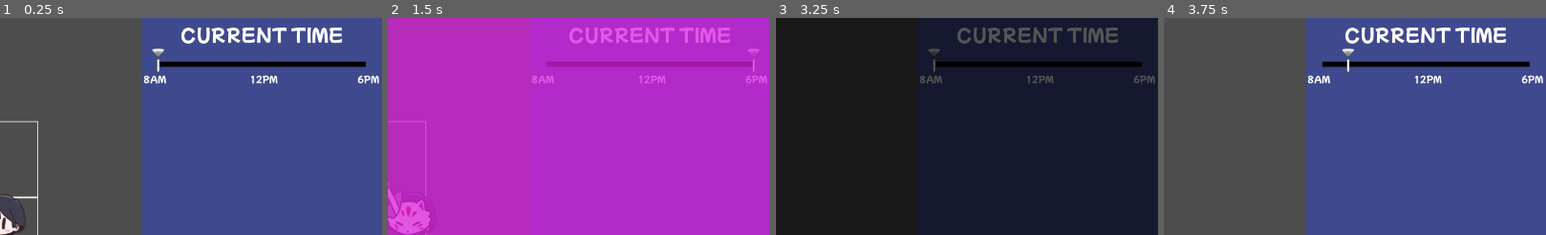
Above: before the commit, frames 1-4 (left to right).
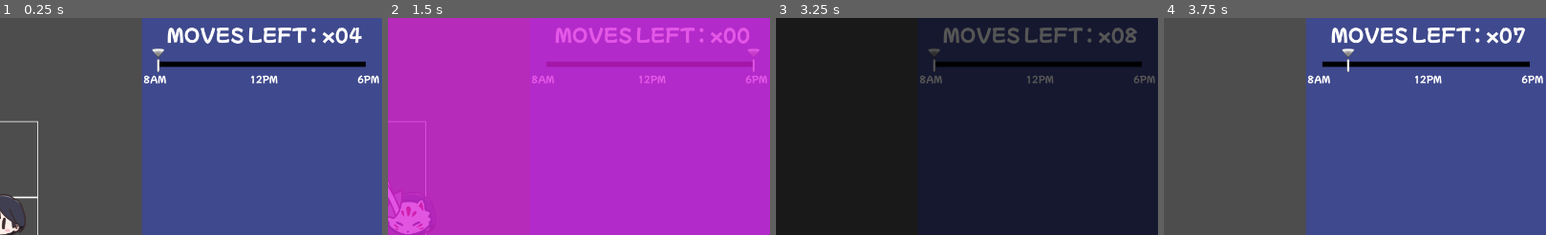
Above: after the commit, the same moments.

Repository: Kuma-Boo/melon-jam-2025
Game: Godot game, scene res://scene/levels/level1.tscn
Two runs of this game, one before a commit and one after it. Both use one fixed random seed, a clock stepped at 60 frames per second and the inputs below. The engine's default icon, where the game draws it, is replaced by a stand-in: a white triangle on a blue panel in a dark square.
Inputs:
- Up to frame 1 (0.25 s): no input
- Up to frame 2 (1.5 s): hold D (move_right) 0.53-1.28 s; hold S (move_down) from 1.28 s (still down)
- Up to frame 3 (3.25 s): release S (move_down) at 2.03 s; hold D (move_right) 2.03-2.78 s; hold W (move_up) from 2.78 s (still down)
- Up to frame 4 (3.75 s): release W (move_up) at 3.53 s; hold A (move_left) from 3.53 s (still down)
The pictures show only the part of the screen within x 50-100%, y 0-50%; the shares and areas given below are measured in that part.

The runs differ from the first frame. In frame 1, 2.3% of the frame differs, in the area x 43-95%, y 4-12%; in frame 2, 1.7%; in frame 3, 1.9%; in frame 4, 2.3%.

Commit message:
Add Clearer move counter

Diff:
--- a/scene/game manager.tscn
+++ b/scene/game manager.tscn
@@ -90,6 +90,85 @@
 "transitions": PackedFloat32Array(1),
 "update": 0,
 "values": [Vector2(0, 0)]
+}
+
+[sub_resource type="Animation" id="Animation_y14uc"]
+resource_name = "clear"
+length = 1.5
+step = 0.1
+tracks/0/type = "value"
+tracks/0/imported = false
+tracks/0/enabled = true
+tracks/0/path = NodePath("Transitions/Clear:visible")
+tracks/0/interp = 1
+tracks/0/loop_wrap = true
+tracks/0/keys = {
+"times": PackedFloat32Array(0),
+"transitions": PackedFloat32Array(1),
+"update": 1,
+"values": [true]
+}
+tracks/1/type = "value"
+tracks/1/imported = false
+tracks/1/enabled = true
+tracks/1/path = NodePath("Transitions/Clear/TimeLabel:scale")
+tracks/1/interp = 1
+tracks/1/loop_wrap = true
+tracks/1/keys = {
+"times": PackedFloat32Array(0.5, 0.7, 0.9, 1),
+"transitions": PackedFloat32Array(0.5, 2, 0.5, 1),
+"update": 0,
+"values": [Vector2(1e-05, 1e-05), Vector2(1.2, 1.2), Vector2(0.9, 0.9), Vector2(1, 1)]
+}
+tracks/2/type = "value"
+tracks/2/imported = false
+tracks/2/enabled = true
+tracks/2/path = NodePath("Transitions/Clear/Layer1:position")
+tracks/2/interp = 1
+tracks/2/loop_wrap = true
+tracks/2/keys = {
+"times": PackedFloat32Array(0, 0.3),
+"transitions": PackedFloat32Array(0.5, 1),
+"update": 0,
+"values": [Vector2(0, 900), Vector2(0, 0)]
+}
+tracks/3/type = "value"
+tracks/3/imported = false
+tracks/3/enabled = true
+tracks/3/path = NodePath("Transitions/Clear/Layer2:position")
+tracks/3/interp = 1
+tracks/3/loop_wrap = true
+tracks/3/keys = {
+"times": PackedFloat32Array(0, 0.5, 0.6, 0.7),
+"transitions": PackedFloat32Array(0.5, 2, 0.5, 1),
+"update": 0,
+"values": [Vector2(0, 900), Vector2(0, 0), Vector2(0, 80), Vector2(0, 50)]
+}
+tracks/4/type = "value"
+tracks/4/imported = false
+tracks/4/enabled = true
+tracks/4/path = NodePath("Transitions/FadeTransition:color")
+tracks/4/interp = 1
+tracks/4/loop_wrap = true
+tracks/4/keys = {
+"times": PackedFloat32Array(1.2, 1.4000001),
+"transitions": PackedFloat32Array(1, 1),
+"update": 0,
+"values": [Color(0, 0, 0, 0), Color(0, 0, 0, 1)]
+}
+tracks/5/type = "method"
+tracks/5/imported = false
+tracks/5/enabled = true
+tracks/5/path = NodePath(".")
+tracks/5/interp = 1
+tracks/5/loop_wrap = true
+tracks/5/keys = {
+"times": PackedFloat32Array(1.5),
+"transitions": PackedFloat32Array(1),
+"values": [{
+"args": [],
+"method": &"load_scene"
+}]
 }
 
 [sub_resource type="Animation" id="Animation_1ttmm"]
@@ -199,85 +278,6 @@
 "values": [Color(1, 0.49411765, 0.49019608, 0), Color(0.80784315, 0, 1, 1), Color(1, 0, 0, 0)]
 }
 
-[sub_resource type="Animation" id="Animation_y14uc"]
-resource_name = "clear"
-length = 1.5
-step = 0.1
-tracks/0/type = "value"
-tracks/0/imported = false
-tracks/0/enabled = true
-tracks/0/path = NodePath("Transitions/Clear:visible")
-tracks/0/interp = 1
-tracks/0/loop_wrap = true
-tracks/0/keys = {
-"times": PackedFloat32Array(0),
-"transitions": PackedFloat32Array(1),
-"update": 1,
-"values": [true]
-}
-tracks/1/type = "value"
-tracks/1/imported = false
-tracks/1/enabled = true
-tracks/1/path = NodePath("Transitions/Clear/TimeLabel:scale")
-tracks/1/interp = 1
-tracks/1/loop_wrap = true
-tracks/1/keys = {
-"times": PackedFloat32Array(0.5, 0.7, 0.9, 1),
-"transitions": PackedFloat32Array(0.5, 2, 0.5, 1),
-"update": 0,
-"values": [Vector2(1e-05, 1e-05), Vector2(1.2, 1.2), Vector2(0.9, 0.9), Vector2(1, 1)]
-}
-tracks/2/type = "value"
-tracks/2/imported = false
-tracks/2/enabled = true
-tracks/2/path = NodePath("Transitions/Clear/Layer1:position")
-tracks/2/interp = 1
-tracks/2/loop_wrap = true
-tracks/2/keys = {
-"times": PackedFloat32Array(0, 0.3),
-"transitions": PackedFloat32Array(0.5, 1),
-"update": 0,
-"values": [Vector2(0, 900), Vector2(0, 0)]
-}
-tracks/3/type = "value"
-tracks/3/imported = false
-tracks/3/enabled = true
-tracks/3/path = NodePath("Transitions/Clear/Layer2:position")
-tracks/3/interp = 1
-tracks/3/loop_wrap = true
-tracks/3/keys = {
-"times": PackedFloat32Array(0, 0.5, 0.6, 0.7),
-"transitions": PackedFloat32Array(0.5, 2, 0.5, 1),
-"update": 0,
-"values": [Vector2(0, 900), Vector2(0, 0), Vector2(0, 80), Vector2(0, 50)]
-}
-tracks/4/type = "value"
-tracks/4/imported = false
-tracks/4/enabled = true
-tracks/4/path = NodePath("Transitions/FadeTransition:color")
-tracks/4/interp = 1
-tracks/4/loop_wrap = true
-tracks/4/keys = {
-"times": PackedFloat32Array(1.2, 1.4000001),
-"transitions": PackedFloat32Array(1, 1),
-"update": 0,
-"values": [Color(0, 0, 0, 0), Color(0, 0, 0, 1)]
-}
-tracks/5/type = "method"
-tracks/5/imported = false
-tracks/5/enabled = true
-tracks/5/path = NodePath(".")
-tracks/5/interp = 1
-tracks/5/loop_wrap = true
-tracks/5/keys = {
-"times": PackedFloat32Array(1.5),
-"transitions": PackedFloat32Array(1),
-"values": [{
-"args": [],
-"method": &"load_scene"
-}]
-}
-
 [sub_resource type="AnimationLibrary" id="AnimationLibrary_l2vnv"]
 _data = {
 &"RESET": SubResource("Animation_l2vnv"),
@@ -287,7 +287,7 @@
 &"spirit": SubResource("Animation_myrvm")
 }
 
-[node name="GameManager" type="Control" node_paths=PackedStringArray("grid_rect", "animator", "time_interface_head")]
+[node name="GameManager" type="Control" node_paths=PackedStringArray("grid_rect", "animator", "time_interface_head", "remaining_moves_label")]
 layout_mode = 3
 anchors_preset = 15
 anchor_right = 1.0
@@ -300,6 +300,7 @@
 animator = NodePath("AnimationPlayer")
 level_start_time = 10
 time_interface_head = NodePath("HUD/HUD/Time/Time/HeadPosition/Head")
+remaining_moves_label = NodePath("HUD/HUD/Time/TimeLabel/MoveLabel")
 
 [node name="Grid" type="TextureRect" parent="."]
 layout_mode = 0
@@ -327,12 +328,31 @@
 
 [node name="TimeLabel" type="Label" parent="HUD/HUD/Time"]
 layout_mode = 0
-offset_right = 440.0
+offset_left = 40.0
+offset_right = 320.0
 offset_bottom = 60.0
 theme_override_fonts/font = ExtResource("3_1ttmm")
 theme_override_font_sizes/font_size = 32
-text = "CURRENT TIME"
-horizontal_alignment = 1
+text = "MOVES LEFT :"
+horizontal_alignment = 2
+vertical_alignment = 1
+
+[node name="MoveLabel" type="Label" parent="HUD/HUD/Time/TimeLabel"]
+layout_mode = 1
+anchors_preset = 6
+anchor_left = 1.0
+anchor_top = 0.5
+anchor_right = 1.0
+anchor_bottom = 0.5
+offset_left = 10.0
+offset_top = -30.0
+offset_right = 160.0
+offset_bottom = 30.0
+grow_horizontal = 0
+grow_vertical = 2
+theme_override_fonts/font = ExtResource("3_1ttmm")
+theme_override_font_sizes/font_size = 32
+text = "x10"
 vertical_alignment = 1
 
 [node name="8AM" type="Label" parent="HUD/HUD/Time"]
--- a/scene/levels/level1.tscn
+++ b/scene/levels/level1.tscn
@@ -9,7 +9,6 @@
 
 [node name="GameManager" parent="." instance=ExtResource("1_tesh5")]
 grid_size = Vector2i(5, 3)
-next_level = "res://scene/levels/level2.tscn"
 level_start_time = 4
 
 [node name="Player" parent="." instance=ExtResource("2_yynsy")]
--- a/scripts/game manager.gd
+++ b/scripts/game manager.gd
@@ -20,7 +20,10 @@
 
 	instance = self
 	GlobalManager.update_current_level_index()
+
 	time_left = level_start_time
+	update_time_left_interface()
+
 	animator.play("fade-in")
 	animator.advance(0.0)
 
@@ -57,14 +60,19 @@
 
 @export var level_start_time : int
 @export var time_interface_head : Sprite2D
+@export var remaining_moves_label : Label
 var time_left : int
 const max_head_position = 380;
 
 func update_time() -> bool:
 	time_left -= 1
+	update_time_left_interface()
+	return time_left == 0
+
+func update_time_left_interface() -> void:
 	var target_head_position = lerp(max_head_position, 0, time_left / (level_start_time as float));
 	time_interface_head.position = Vector2(target_head_position, time_interface_head.position.y)
-	return time_left == 0
+	remaining_moves_label.text = "x" + ("%0*d" % [2, time_left])
 
 var npcs : Array[NPC]
 func register_npc(npc : NPC) -> void:
